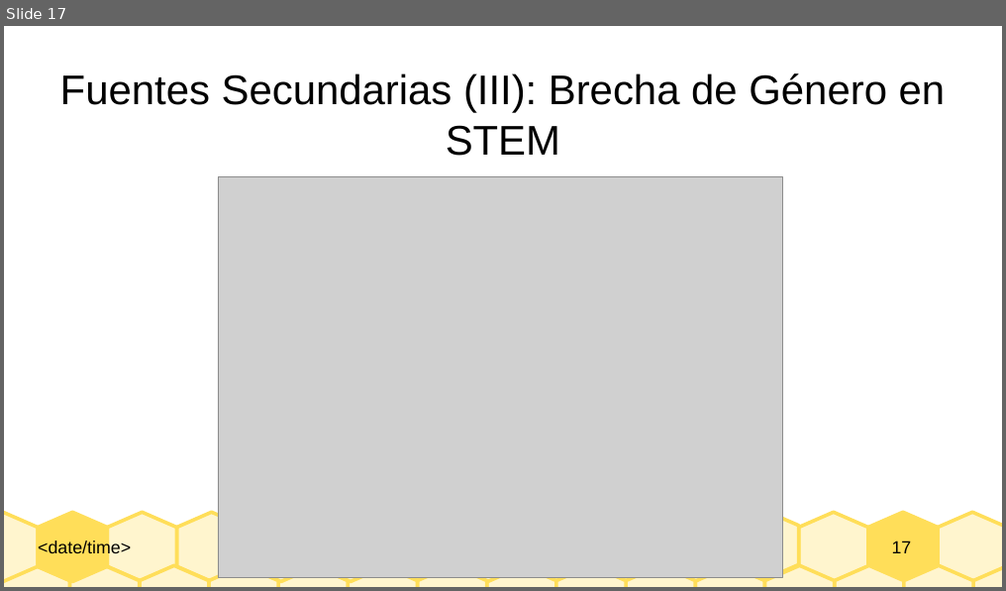
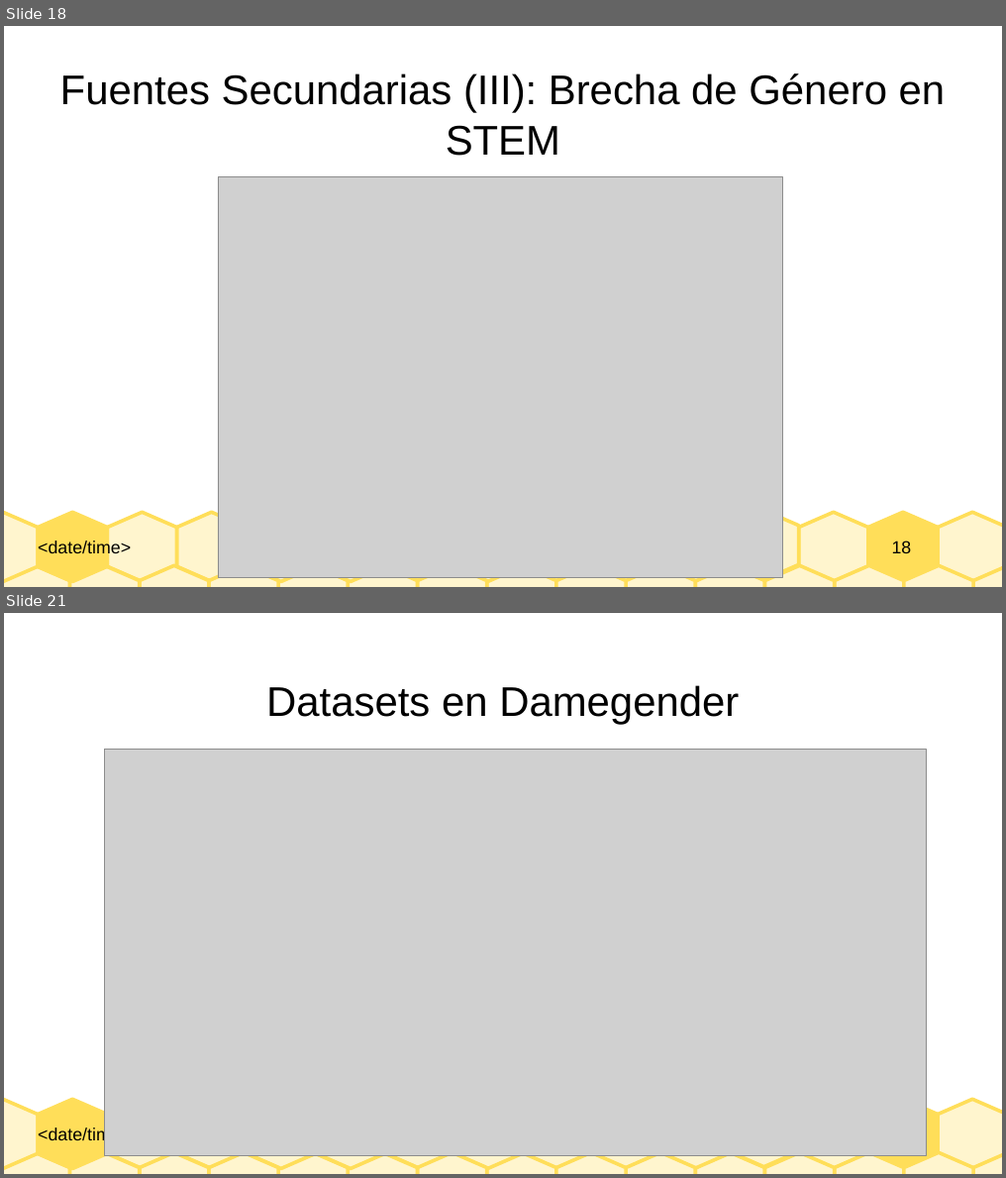
Before and after one commit to davidam/damegender, a slide deck: slides/brechagnulinux.odp. Shown one above the other, each under a label of ours: slide 17 before the commit, slides 18 and 21 after it; the slides between them are not shown. The pictures are 1006x591 and 1006x1178 pixels, drawn with LibreOffice and Linux fonts; fonts in the diff are those of the drawing; grey boxes stand for pictures. Boxes give left, top, right and bottom in pixels: in the first picture for what was removed or moved away, otherwise in the second. Text is boxed around its words. In the diff, an @@ line names an element or a change of style, - is before the commit and + after.

```diff
--- a/slides/brechagnulinux.odp
+++ b/slides/brechagnulinux.odp
@@ slide 21 added at (x1=4, y1=613, x2=1002, y2=1174), background #FFFFFF; not listed: 31 template elements that a slide beside it also shows @@
@@ title added at (x1=266, y1=685, x2=739, y2=725), 33 pt, text #000000 @@
+Datasets en Damegender
@@ picture added at (x1=105, y1=750, x2=927, y2=1157) @@
@@ what was slide 17 is now slide 18 @@
@@ page number at (x1=892, y1=541, x2=912, y2=554): text changed @@
-17
+18
```
Also in this commit, not shown: 10 other slides added.
